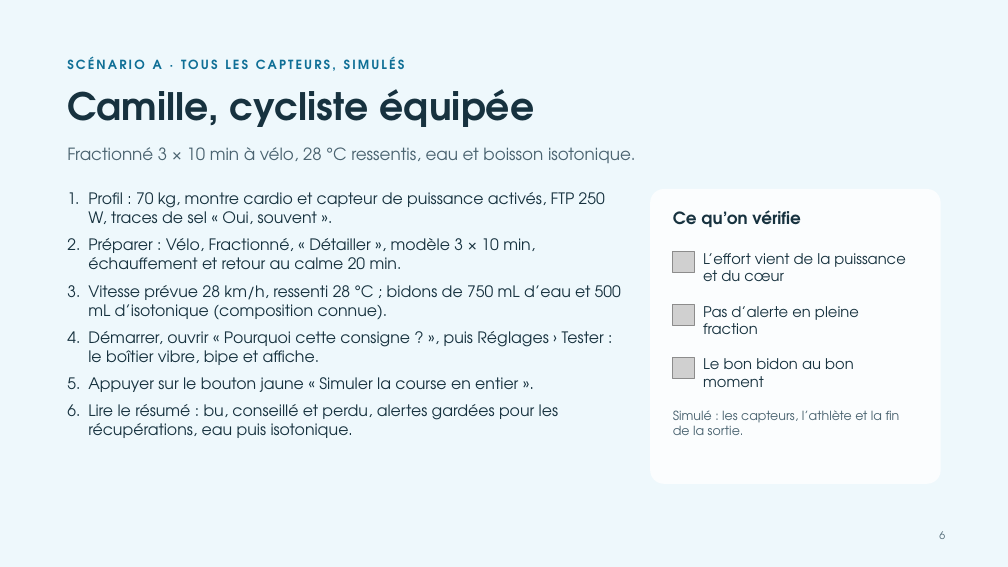
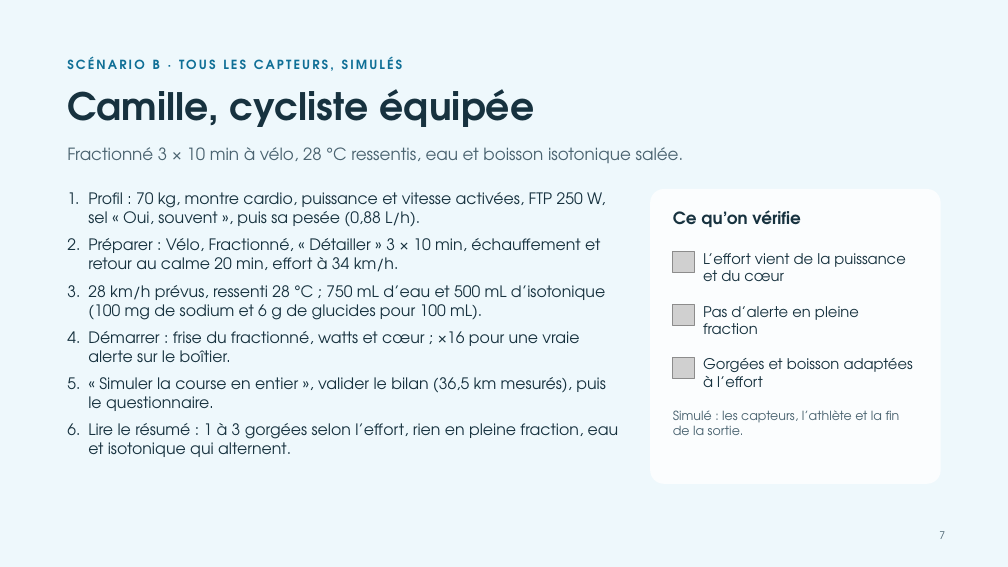
Before and after one commit to martinbaumg/hydroperf, a slide deck: slide 7 of docs/hydroperf_demo_finale.pptx (slide 6 before the commit). Drawn at 1008x567 pixels with LibreOffice and Linux fonts; fonts in the diff are those of the drawing; grey boxes stand for pictures. Boxes give left, top, right and bottom in pixels: in the first picture for what was removed or moved away, otherwise in the second. Text is boxed around its words. In the diff, an @@ line names an element or a change of style, - is before the commit and + after.

Commit message:
gorgees selon l'effort, sodium vise dans la boisson, limite de glucides, bilan modifiable en fin de sortie et slides des scenarios

```diff
--- a/docs/hydroperf_demo_finale.pptx
+++ b/docs/hydroperf_demo_finale.pptx
@@ text at [67,56,403,71]: text changed @@
-SCÉNARIO A · TOUS LES CAPTEURS, SIMULÉS
+SCÉNARIO B · TOUS LES CAPTEURS, SIMULÉS
@@ text at [67,147,684,163]: text changed @@
-Fractionné 3 × 10 min à vélo, 28 °C ressentis, eau et boisson isotonique.
+Fractionné 3 × 10 min à vélo, 28 °C ressentis, eau et boisson isotonique salée.
@@ text at [88,192,619,457]: text changed @@
-1. Profil : 70 kg, montre cardio et capteur de puissance activés, FTP 250 W, traces de sel « Oui, souvent ».
-2. Préparer : Vélo, Fractionné, « Détailler », modèle 3 × 10 min, échauffement et retour au calme 20 min.
-3. Vitesse prévue 28 km/h, ressenti 28 °C ; bidons de 750 mL d’eau et 500 mL d’isotonique (composition connue).
-4. Démarrer, ouvrir « Pourquoi cette consigne ? », puis Réglages › Tester : le boîtier vibre, bipe et affiche.
-5. Appuyer sur le bouton jaune « Simuler la course en entier ».
-6. Lire le résumé : bu, conseillé et perdu, alertes gardées pour les récupérations, eau puis isotonique.
+1. Profil : 70 kg, montre cardio, puissance et vitesse activées, FTP 250 W, sel « Oui, souvent », puis sa pesée (0,88 L/h).
+2. Préparer : Vélo, Fractionné, « Détailler » 3 × 10 min, échauffement et retour au calme 20 min, effort à 34 km/h.
+3. 28 km/h prévus, ressenti 28 °C ; 750 mL d’eau et 500 mL d’isotonique (100 mg de sodium et 6 g de glucides pour 100 mL).
+4. Démarrer : frise du fractionné, watts et cœur ; ×16 pour une vraie alerte sur le boîtier.
+5. « Simuler la course en entier », valider le bilan (36,5 km mesurés), puis le questionnaire.
+6. Lire le résumé : 1 à 3 gorgées selon l’effort, rien en pleine fraction, eau et isotonique qui alternent.
@@ text at [703,358,913,387]: text changed @@
-Le bon bidon au bon moment
+Gorgées et boisson adaptées à l’effort
@@ page number at [939,531,945,539]: text changed @@
-6
+7
```
Also in this commit, not shown: 2 other slides changed, 7 other files.
